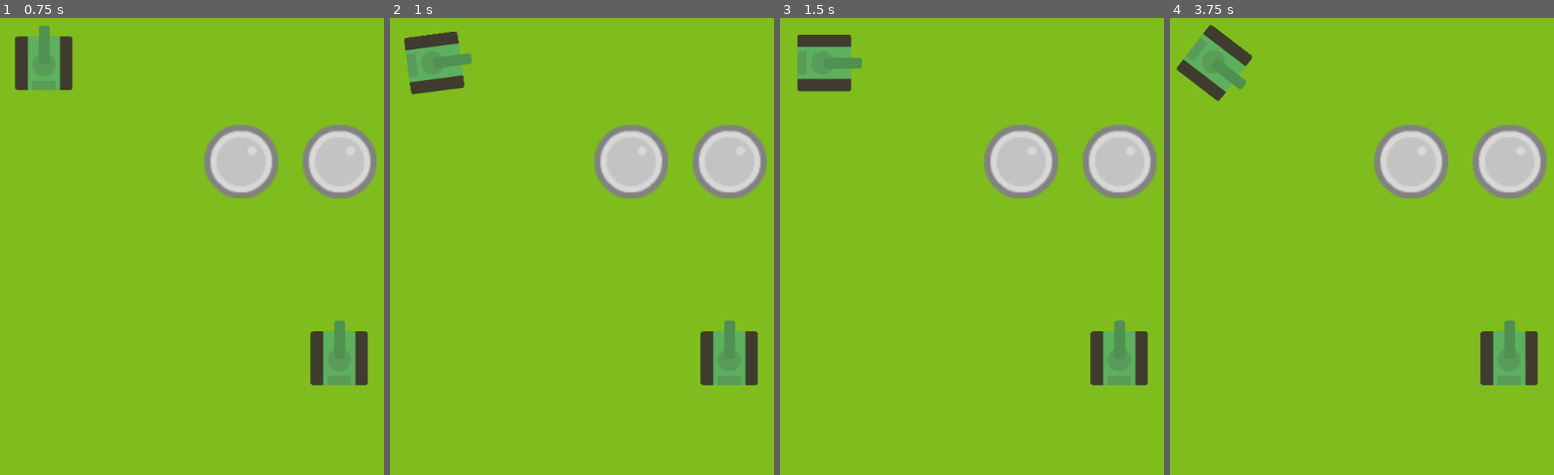
Above: before the commit, frames 1-4 (left to right).
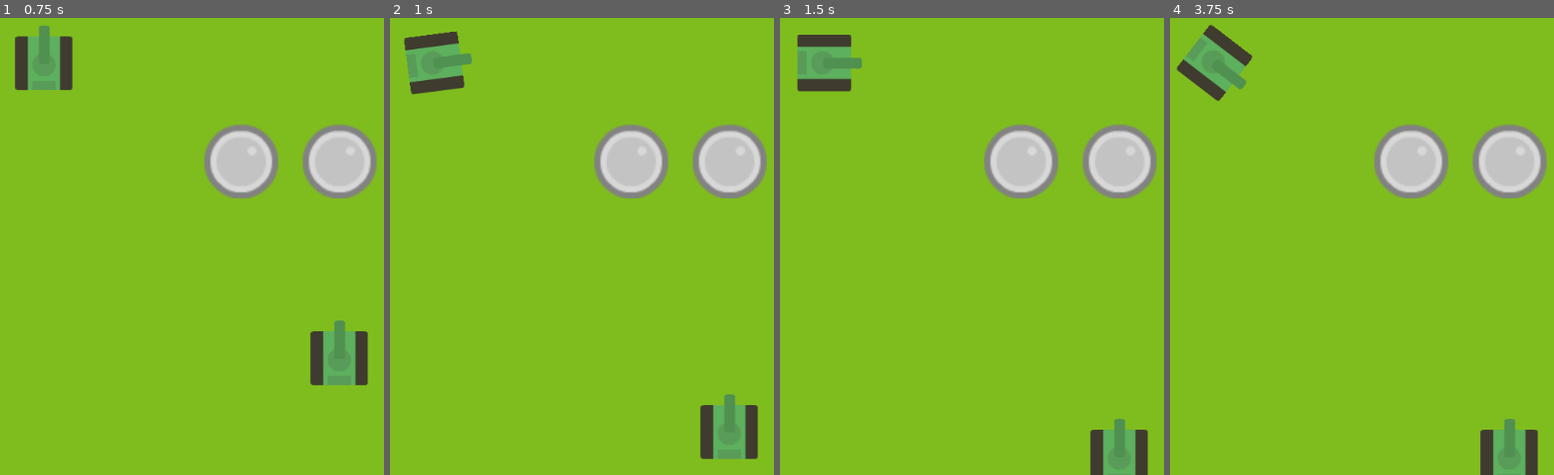
Above: after the commit, the same moments.

Repository: lendroit/tanktank
Game: Godot game, scene res://World.tscn
Same seed, same stepped clock (60 frames per second), same inputs: the game is played once before the commit and once after it.
Inputs:
- Up to frame 1 (0.75 s): tap Enter (end_turn_p1) at 0.5 s; hold Right (rotate_right_p1) from 0.53 s (still down); hold E (end_turn_p2, bound only after the commit) from 0.53 s (still down)
- Up to frame 2 (1 s): keep holding Right (rotate_right_p1); keep holding E (end_turn_p2, bound only after the commit); tap S (move_backward_p2, bound only after the commit) at 0.8 s
- Up to frame 3 (1.5 s): release Right (rotate_right_p1) at 1.28 s; release E (end_turn_p2, bound only after the commit) at 1.28 s; hold Down (move_backward_p1) from 1.28 s (still down); tap S (move_backward_p2, bound only after the commit) at 1.35 s
- Up to frame 4 (3.75 s): tap Z (move_frontward_p2, bound only after the commit) at 1.55 s; tap Space (shoot_p1) at 2, 3.5 s; release Down (move_backward_p1) at 2.03 s; hold Z (move_frontward_p2, bound only after the commit) 2.03-2.78 s; hold Right (rotate_right_p1) 2.03-3.53 s; tap Q (rotate_left_p2, bound only after the commit) at 2.3, 2.85 s; tap Enter (end_turn_p1) at 2.75 s; tap D (rotate_right_p2, bound only after the commit) at 3.05 s; hold Left (rotate_left_p1) from 3.53 s (still down); hold D (rotate_right_p2, bound only after the commit) from 3.53 s (still down)

Frame 1 is identical in both runs. In frame 2, 3.7% of the frame differs, in the area x 80-96%, y 66-97%; in frame 3, 3.4%; in frame 4, 3.4%.

Commit message:
feature: Map inpu keys of player 2

Diff:
--- a/project.godot
+++ b/project.godot
@@ -68,6 +68,36 @@
 "events": [ Object(InputEventKey,"resource_local_to_scene":false,"resource_name":"","device":0,"alt":false,"shift":false,"control":false,"meta":false,"command":false,"pressed":false,"scancode":16777221,"unicode":0,"echo":false,"script":null)
  ]
 }
+move_frontward_p2={
+"deadzone": 0.5,
+"events": [ Object(InputEventKey,"resource_local_to_scene":false,"resource_name":"","device":0,"alt":false,"shift":false,"control":false,"meta":false,"command":false,"pressed":false,"scancode":90,"unicode":0,"echo":false,"script":null)
+ ]
+}
+move_backward_p2={
+"deadzone": 0.5,
+"events": [ Object(InputEventKey,"resource_local_to_scene":false,"resource_name":"","device":0,"alt":false,"shift":false,"control":false,"meta":false,"command":false,"pressed":false,"scancode":83,"unicode":0,"echo":false,"script":null)
+ ]
+}
+rotate_left_p2={
+"deadzone": 0.5,
+"events": [ Object(InputEventKey,"resource_local_to_scene":false,"resource_name":"","device":0,"alt":false,"shift":false,"control":false,"meta":false,"command":false,"pressed":false,"scancode":81,"unicode":0,"echo":false,"script":null)
+ ]
+}
+rotate_right_p2={
+"deadzone": 0.5,
+"events": [ Object(InputEventKey,"resource_local_to_scene":false,"resource_name":"","device":0,"alt":false,"shift":false,"control":false,"meta":false,"command":false,"pressed":false,"scancode":68,"unicode":0,"echo":false,"script":null)
+ ]
+}
+shoot_p2={
+"deadzone": 0.5,
+"events": [ Object(InputEventKey,"resource_local_to_scene":false,"resource_name":"","device":0,"alt":false,"shift":false,"control":false,"meta":false,"command":false,"pressed":false,"scancode":65,"unicode":0,"echo":false,"script":null)
+ ]
+}
+end_turn_p2={
+"deadzone": 0.5,
+"events": [ Object(InputEventKey,"resource_local_to_scene":false,"resource_name":"","device":0,"alt":false,"shift":false,"control":false,"meta":false,"command":false,"pressed":false,"scancode":69,"unicode":0,"echo":false,"script":null)
+ ]
+}
 
 [rendering]
 
